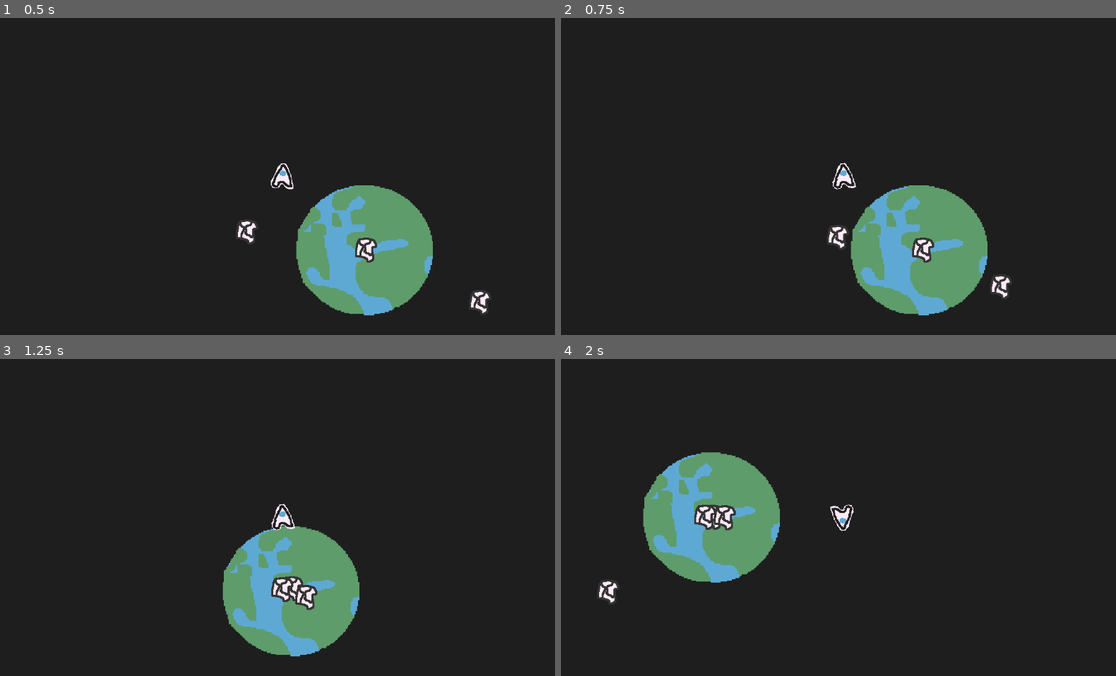
Above: before the commit, frames 1-4 (two rows, left to right).
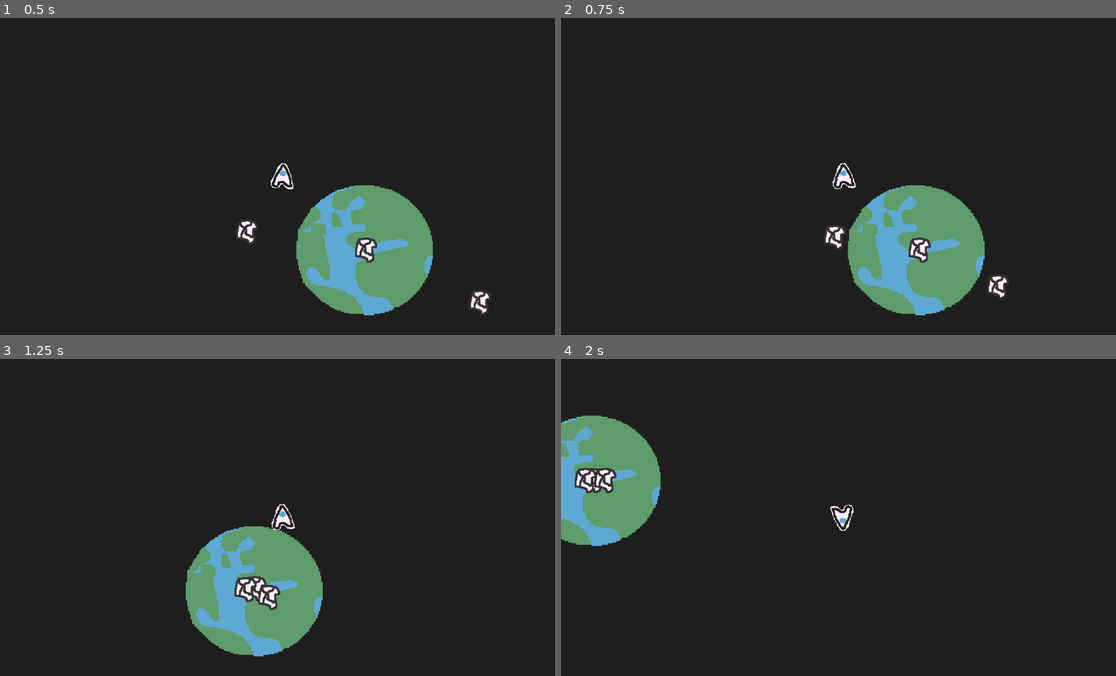
Above: after the commit, the same moments.

Repository: nusima-59487/stellar
Game: Godot game, scene res://game.tscn
Same seed, same stepped clock (60 frames per second), same inputs: the game is played once before the commit and once after it.
Inputs (mouse positions are in pixels of both pictures, inside the frame that each line leads up to):
- Up to frame 1 (0.5 s): no input
- Up to frame 2 (0.75 s): move the mouse to (966, 160) at 0.52 s; hold Right (ui_right) from 0.53 s (still down)
- Up to frame 3 (1.25 s): keep holding Right (ui_right)
- Up to frame 4 (2 s): move the mouse to (727, 533) at 1.27 s; release Right (ui_right) at 1.28 s; hold Down (ui_down) from 1.28 s (still down)

Frame 1 is identical in both runs. In frame 2, 1.8% of the frame differs, in the area x 47-81%, y 52-94%; in frame 3, 8.7%; in frame 4, 13%, in the area x 0-40%, y 17-77%.

Commit message:
change movement speed + add input map

Diff:
--- a/project.godot
+++ b/project.godot
@@ -23,6 +23,33 @@
 
 project/assembly_name="cascade"
 
+[input]
+
+player_up={
+"deadzone": 0.2,
+"events": [Object(InputEventKey,"resource_local_to_scene":false,"resource_name":"","device":-1,"window_id":0,"alt_pressed":false,"shift_pressed":false,"ctrl_pressed":false,"meta_pressed":false,"pressed":false,"keycode":0,"physical_keycode":87,"key_label":0,"unicode":119,"location":0,"echo":false,"script":null)
+, Object(InputEventKey,"resource_local_to_scene":false,"resource_name":"","device":-1,"window_id":0,"alt_pressed":false,"shift_pressed":false,"ctrl_pressed":false,"meta_pressed":false,"pressed":false,"keycode":0,"physical_keycode":4194320,"key_label":0,"unicode":0,"location":0,"echo":false,"script":null)
+]
+}
+player_down={
+"deadzone": 0.2,
+"events": [Object(InputEventKey,"resource_local_to_scene":false,"resource_name":"","device":-1,"window_id":0,"alt_pressed":false,"shift_pressed":false,"ctrl_pressed":false,"meta_pressed":false,"pressed":false,"keycode":0,"physical_keycode":83,"key_label":0,"unicode":115,"location":0,"echo":false,"script":null)
+, Object(InputEventKey,"resource_local_to_scene":false,"resource_name":"","device":-1,"window_id":0,"alt_pressed":false,"shift_pressed":false,"ctrl_pressed":false,"meta_pressed":false,"pressed":false,"keycode":0,"physical_keycode":4194322,"key_label":0,"unicode":0,"location":0,"echo":false,"script":null)
+]
+}
+player_left={
+"deadzone": 0.2,
+"events": [Object(InputEventKey,"resource_local_to_scene":false,"resource_name":"","device":-1,"window_id":0,"alt_pressed":false,"shift_pressed":false,"ctrl_pressed":false,"meta_pressed":false,"pressed":false,"keycode":0,"physical_keycode":65,"key_label":0,"unicode":97,"location":0,"echo":false,"script":null)
+, Object(InputEventKey,"resource_local_to_scene":false,"resource_name":"","device":-1,"window_id":0,"alt_pressed":false,"shift_pressed":false,"ctrl_pressed":false,"meta_pressed":false,"pressed":false,"keycode":0,"physical_keycode":4194319,"key_label":0,"unicode":0,"location":0,"echo":false,"script":null)
+]
+}
+player_right={
+"deadzone": 0.2,
+"events": [Object(InputEventKey,"resource_local_to_scene":false,"resource_name":"","device":-1,"window_id":0,"alt_pressed":false,"shift_pressed":false,"ctrl_pressed":false,"meta_pressed":false,"pressed":false,"keycode":0,"physical_keycode":68,"key_label":0,"unicode":100,"location":0,"echo":false,"script":null)
+, Object(InputEventKey,"resource_local_to_scene":false,"resource_name":"","device":-1,"window_id":0,"alt_pressed":false,"shift_pressed":false,"ctrl_pressed":false,"meta_pressed":false,"pressed":false,"keycode":0,"physical_keycode":4194321,"key_label":0,"unicode":0,"location":0,"echo":false,"script":null)
+]
+}
+
 [rendering]
 
 textures/canvas_textures/default_texture_filter=0
--- a/scripts/movement.gd
+++ b/scripts/movement.gd
@@ -1,24 +1,24 @@
 extends CharacterBody2D
 
 
-const SPEED = 10.0
-
+const SPEED = 15.0
+const DECELERATION_RATE = 4.5
 
 func _physics_process(delta: float) -> void:
 
 
 	# Get the input direction and handle the movement/deceleration.
 	# As good practice, you should replace UI actions with custom gameplay actions.
-	var direction_x := Input.get_axis("ui_left", "ui_right")
-	var direction_y := Input.get_axis("ui_up", "ui_down")
+	var direction_x := Input.get_axis("player_left", "player_right")
+	var direction_y := Input.get_axis("player_up", "player_down")
 	if direction_x:
 		velocity.x += direction_x * SPEED
 	else:
-		velocity.x = move_toward(velocity.x, 0, SPEED/3)
+		velocity.x = move_toward(velocity.x, 0, SPEED/DECELERATION_RATE)
 	if direction_y:
 		velocity.y += direction_y * SPEED
 	else:
-		velocity.y = move_toward(velocity.y, 0, SPEED/3)
+		velocity.y = move_toward(velocity.y, 0, SPEED/DECELERATION_RATE)
 
 	look_at(get_global_mouse_position())
 
